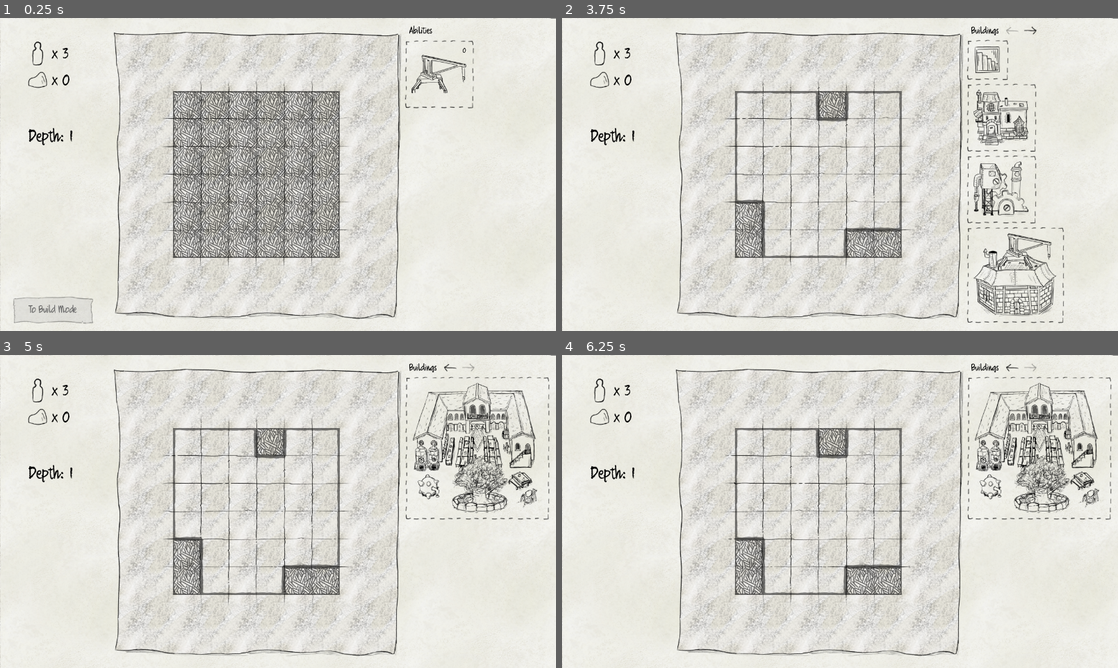
Above: before the commit, frames 1-4 (two rows, left to right).
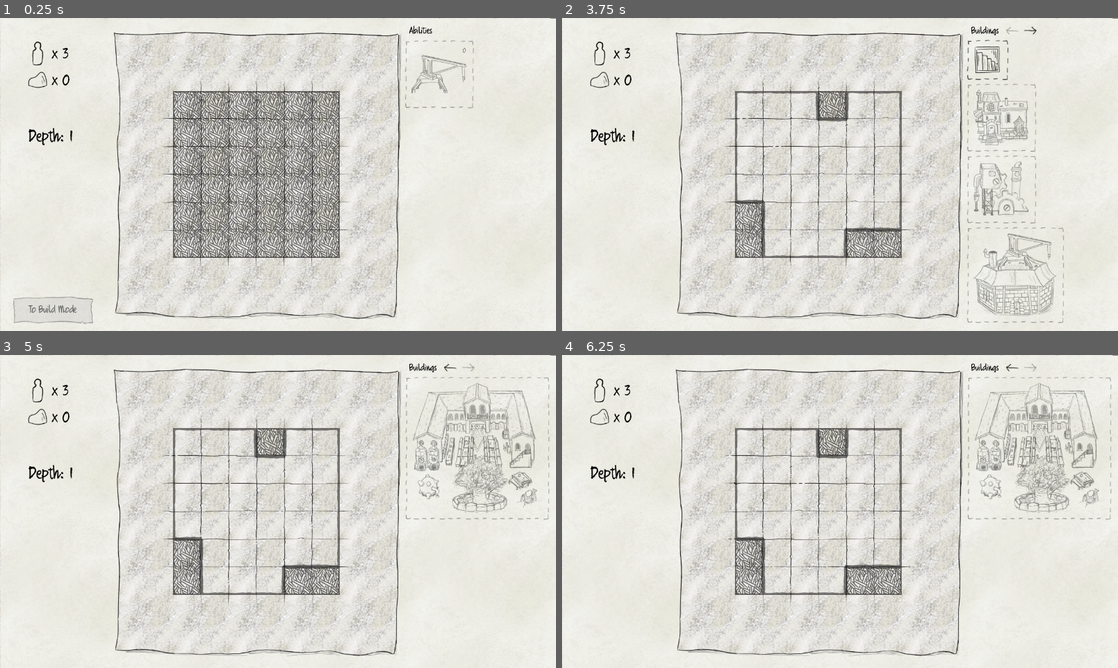
Above: after the commit, the same moments.

Repository: e-lain/MinesweeperDwarves
Game: Godot game, scene res://Main.tscn
Same seed, same stepped clock (60 frames per second), same inputs: the game is played once before the commit and once after it.
Inputs (mouse positions are in pixels of both pictures, inside the frame that each line leads up to):
- Up to frame 1 (0.25 s): no input
- Up to frame 2 (3.75 s): move the mouse to (1001, 74) at 0.52 s; press the mouse at (1001, 74) at 0.53 s; move the mouse to (728, 190) at 1.27 s; release the mouse at (728, 190) at 1.28 s; click (728, 190) at 1.35 s; move the mouse to (895, 105) at 2.02 s; hold Right mouse button (right_click) 2.03-2.78 s; click (895, 105) at 2.3 s; move the mouse to (812, 237) at 2.77 s; click (812, 237) at 2.85 s; click "To Build Mode" at 3.5 s
- Up to frame 3 (5 s): click (467, 367) at 4.25 s
- Up to frame 4 (6.25 s): click (1012, 367) at 5 s; click (1029, 367) at 5.75 s

The runs differ from the first frame. In frame 1, 0.4% of the frame differs, in the area x 72-86%, y 7-29%; in frame 2, 2.6%; in frame 3, 3.0%, in the area x 72-99%, y 6-53%; in frame 4, 3.0%.

Commit message:
need to place stairs first, gray out buildings when cant afford or stairs not placed

Diff:
--- a/Abilities/AbilityDestroy.gd
+++ b/Abilities/AbilityDestroy.gd
@@ -3,18 +3,27 @@
 
 @export var info_popup: BuildingInfoPopup
 
+var use_count = 0
+
 # Called when the node enters the scene tree for the first time.
 func _ready():
-	$Uses.text = str(0)
+	$Uses.text = str(use_count)
 
 
 # Called every frame. 'delta' is the elapsed time since the previous frame.
 func _process(delta):
-	$Uses.text = str(get_parent().get_parent().get_parent().ability_destroy)
+	use_count = get_parent().get_parent().get_parent().ability_destroy
+	$Uses.text = str(use_count)
+	if use_count <= 0:
+		var new_color = Color.WHITE
+		new_color.a = 0.5
+		modulate = new_color
+	else:
+		modulate = Color.WHITE
 
 func _on_gui_input(event):
 	if event is InputEventMouseButton:
-		if event.is_action_pressed("left_click"):
+		if event.is_action_pressed("left_click") && use_count > 0:
 			print("destroy ability clicked")
 			get_parent().get_parent().get_parent().ability("destroy")
 
--- a/Abilities/Destroy.tscn
+++ b/Abilities/Destroy.tscn
@@ -20,11 +20,3 @@
 [node name="CollisionShape2D" type="CollisionShape2D" parent="Area2D"]
 position = Vector2(32, 32.5)
 shape = SubResource("RectangleShape2D_ynpqt")
-
-[node name="Control" type="Control" parent="."]
-layout_mode = 3
-anchors_preset = 0
-offset_right = 64.0
-offset_bottom = 64.0
-
-[connection signal="gui_input" from="Control" to="." method="_on_control_gui_input"]
--- a/BuildingData.gd
+++ b/BuildingData.gd
@@ -41,7 +41,7 @@
 		"name": "Engineer's Workshop",
 		"description": "Gain Ability to Destroy Tiles ",
 		"stone_cost": 50,
-		"population_cost": 1,
+		"population_cost": 3,
 		"size": 3,
 		"icon_path": "res://Assets/Buildings/EngineerWorkshopBuildingDownscale.png"
 	},
--- a/Buildings/ToolbarBuilding.gd
+++ b/Buildings/ToolbarBuilding.gd
@@ -4,18 +4,36 @@
 
 @export var info_popup: BuildingInfoPopup
 @export var type: BuildingData.Type
+@export var resources_source: Node2D
 @onready var texture_rect: TextureRect = $MarginContainer/TextureRect
 
 var data
+
+var clickable = true
 
 func _ready():
 	data = BuildingData.data[type]
 	texture_rect.texture = load(data["icon_path"])
 
+func _process(delta):
+	var current_stone = resources_source.stone
+	var current_pop = resources_source.population
+	var stairs_placed = resources_source.stairs_placed()
+
+	var stone_req = data["stone_cost"]
+	var pop_req = data["population_cost"]
+	if current_stone >= stone_req && current_pop >= pop_req && ((type != BuildingData.Type.STAIRCASE && stairs_placed) || (type == BuildingData.Type.STAIRCASE && !stairs_placed)):
+		modulate = Color.WHITE
+		clickable = true
+	else:
+		var new_color = Color.WHITE
+		new_color.a = 0.5
+		modulate = new_color
+		clickable = false
+
 func _on_mouse_entered():
 	info_popup.visible = true
 	info_popup.set_data(type)
-
 
 func _on_mouse_exited():
 	info_popup.visible = false
@@ -23,5 +41,5 @@
 
 func _on_gui_input(event):
 	if event is InputEventMouseButton:
-		if event.is_action_pressed("left_click"):
+		if event.is_action_pressed("left_click") && clickable:
 			build.emit(type)
--- a/Buildings/ToolbarBuilding.tscn
+++ b/Buildings/ToolbarBuilding.tscn
@@ -14,6 +14,7 @@
 axis_stretch_vertical = 2
 
 [node name="Building" type="PanelContainer"]
+visible = false
 offset_right = 64.0
 offset_bottom = 64.0
 size_flags_horizontal = 0
--- a/Main.gd
+++ b/Main.gd
@@ -118,3 +118,7 @@
 	page_down.disabled = true
 	page_two.show()
 	page_up.disabled = false
+
+
+func stairs_placed():
+	return boards[boards.size() - 1].stairs_placed
--- a/Main.tscn
+++ b/Main.tscn
@@ -156,24 +156,32 @@
 offset_bottom = 299.0
 metadata/_edit_use_anchors_ = true
 
-[node name="Staircase" parent="CanvasLayer/BuildMenu/Page1" node_paths=PackedStringArray("info_popup") instance=ExtResource("3_22qjw")]
+[node name="Staircase" parent="CanvasLayer/BuildMenu/Page1" node_paths=PackedStringArray("info_popup", "resources_source") instance=ExtResource("3_22qjw")]
+visible = true
 layout_mode = 2
 info_popup = NodePath("../../StaircasePopup")
 type = 2
-
-[node name="House" parent="CanvasLayer/BuildMenu/Page1" node_paths=PackedStringArray("info_popup") instance=ExtResource("3_22qjw")]
+resources_source = NodePath("../../../..")
+
+[node name="House" parent="CanvasLayer/BuildMenu/Page1" node_paths=PackedStringArray("info_popup", "resources_source") instance=ExtResource("3_22qjw")]
+visible = true
 layout_mode = 2
 info_popup = NodePath("../../HousePopup")
-
-[node name="Quarry" parent="CanvasLayer/BuildMenu/Page1" node_paths=PackedStringArray("info_popup") instance=ExtResource("3_22qjw")]
+resources_source = NodePath("../../../..")
+
+[node name="Quarry" parent="CanvasLayer/BuildMenu/Page1" node_paths=PackedStringArray("info_popup", "resources_source") instance=ExtResource("3_22qjw")]
+visible = true
 layout_mode = 2
 info_popup = NodePath("../../QuarryPopup")
 type = 1
-
-[node name="Workshop" parent="CanvasLayer/BuildMenu/Page1" node_paths=PackedStringArray("info_popup") instance=ExtResource("3_22qjw")]
+resources_source = NodePath("../../../..")
+
+[node name="Workshop" parent="CanvasLayer/BuildMenu/Page1" node_paths=PackedStringArray("info_popup", "resources_source") instance=ExtResource("3_22qjw")]
+visible = true
 layout_mode = 2
 info_popup = NodePath("../../WorkshopPopup")
 type = 3
+resources_source = NodePath("../../../..")
 
 [node name="Page2" type="VBoxContainer" parent="CanvasLayer/BuildMenu"]
 visible = false
@@ -187,10 +195,12 @@
 offset_bottom = 299.0
 metadata/_edit_use_anchors_ = true
 
-[node name="Wonder" parent="CanvasLayer/BuildMenu/Page2" node_paths=PackedStringArray("info_popup") instance=ExtResource("3_22qjw")]
+[node name="Wonder" parent="CanvasLayer/BuildMenu/Page2" node_paths=PackedStringArray("info_popup", "resources_source") instance=ExtResource("3_22qjw")]
+visible = true
 layout_mode = 2
 info_popup = NodePath("../../StaircasePopup")
 type = 4
+resources_source = NodePath("../../../..")
 
 [node name="Label" type="Label" parent="CanvasLayer/BuildMenu"]
 layout_mode = 0
@@ -322,6 +332,7 @@
 
 [node name="DestroyPopup" parent="CanvasLayer/AbilityMenu" instance=ExtResource("7_703se")]
 visible = false
+layout_mode = 0
 offset_left = 737.0
 offset_top = 75.0
 offset_right = 937.0
--- a/board.gd
+++ b/board.gd
@@ -167,7 +167,8 @@
 
 func on_building_placed(building_world_pos: Vector2, size: int, is_stairs: bool):
 	placing = false
-	stairs_placed = is_stairs
+	if !stairs_placed:
+		stairs_placed = is_stairs
 
 	var world_positions_to_update = get_world_positions_in_area(building_world_pos, size)
 	for world_pos in world_positions_to_update:
